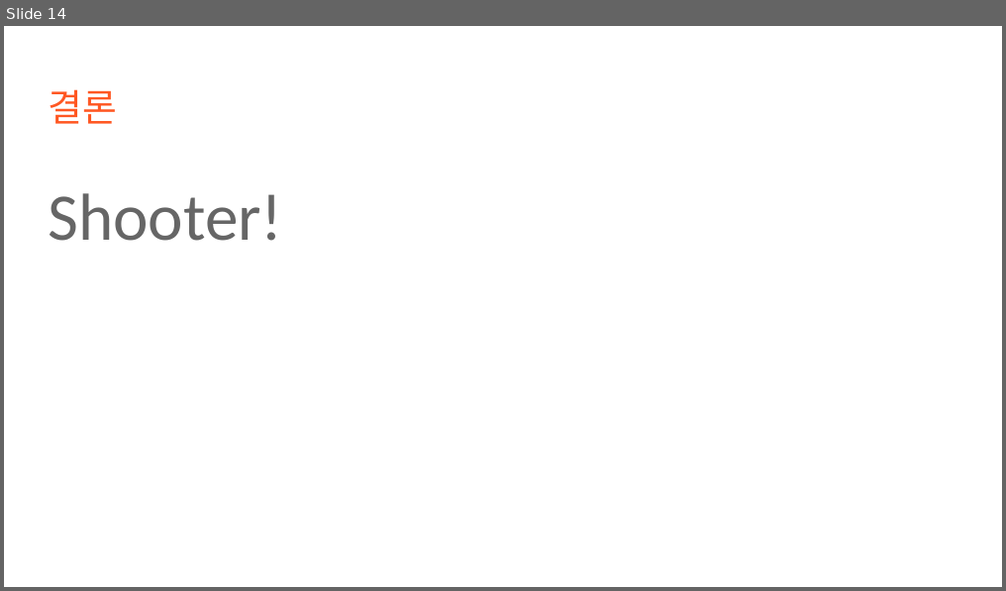
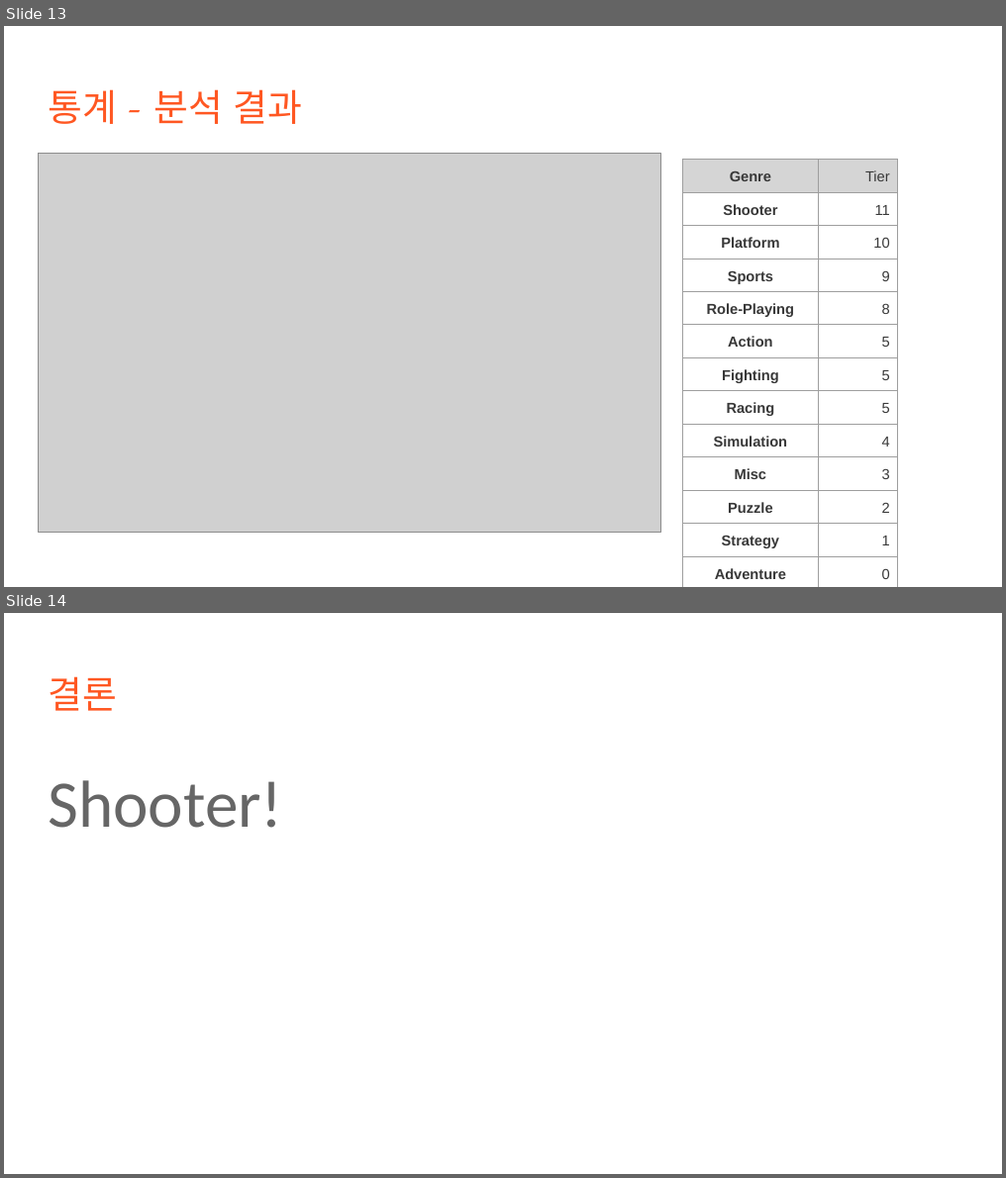
Before and after one commit to e080hsm/Section1_Project, a slide deck: AI_14_s1xx_발표자료.pptx. Shown one above the other, each under a label of ours: slide 14 before the commit, slides 13 and 14 after it. The pictures are 1006x591 and 1006x1178 pixels, drawn with LibreOffice and Linux fonts; fonts in the diff are those of the drawing; grey boxes stand for pictures. Boxes give left, top, right and bottom in pixels: in the first picture for what was removed or moved away, otherwise in the second. Text is boxed around its words. In the diff, an @@ line names an element or a change of style, - is before the commit and + after.

```diff
--- a/AI_14_s1xx_발표자료.pptx
+++ b/AI_14_s1xx_발표자료.pptx
@@ slide 13 added at [4,26,1002,587], background #FFFFFF @@
@@ title added at [48,89,303,124], 27 pt, text #FF5722 @@
+통계 - 분석 결과
@@ picture added at [38,154,661,533] @@
@@ table added at [682,160,896,583], 13 rows, 2 columns @@
+Genre | Tier
+Shooter | 11
+Platform | 10
+Sports | 9
+Role-Playing | 8
+Action | 5
+Fighting | 5
+Racing | 5
+Simulation | 4
+Misc | 3
+Puzzle | 2
+Strategy | 1
+Adventure | 0
```
Also in this commit, not shown: 2 slides changed, 1 slide removed.
